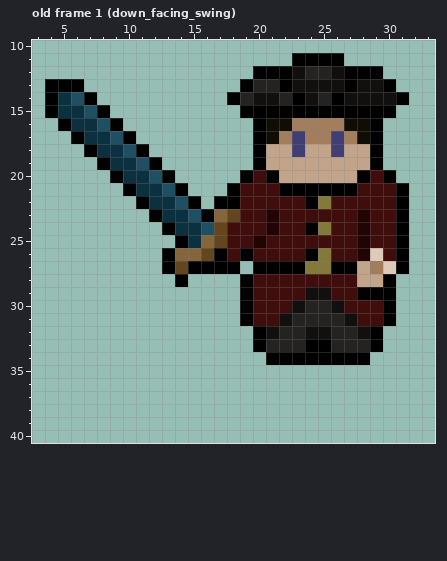
Edited in one commit: pixel-art file (art/highwayman/highwayman.ase). The picture above is the old version.
48x46 pixels, 64 frames. Shown: old frame 1 (down_facing_swing): x 3..33, y 10..40. The commit also changed other frames, which this record leaves out.
New version:
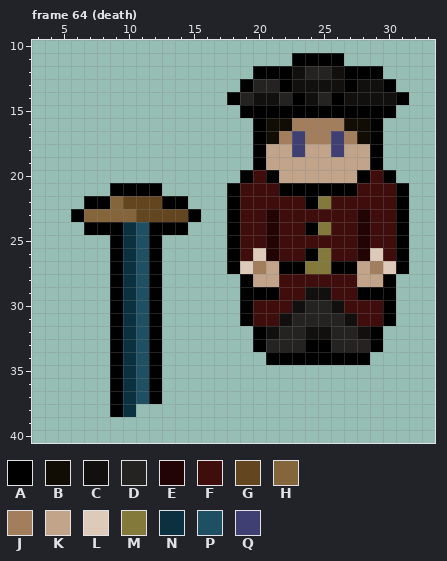
Palette (. is transparent): A #000000  B #120d04  C #12100f  D #252322  E #210403  F #3f0d0b  G #63461f  H #85653b  J #a37e5d  K #c1a489  L #ddcab8  M #82793b  N #0b3141  P #1f4f63  Q #3f3f74
A new or re-ordered frame is compared with the old frame closest to it.
Change:
frames 64 -> 66
Frame 64 (death) is new; against old frame 1 (down_facing_swing):
y 13: x 4..6 AAA -> ...
y 14: x 4..7 ANPA -> ....
y 15: x 4..8 ANNPA -> .....
y 16: x 5..9 ANNPA -> .....
y 17: x 6..10 ANNPA -> .....
y 18: x 7..11 ANNPA -> .....
y 19: x 8..12 ANNPA -> .....
y 20: x 9..13 ANNPA -> .....
y 21: x 9 . -> A; x 11..14 NNPA -> AA..
y 22: x 7..15 ....ANNPA -> AAHGGGAA.; x 17 A -> .
y 23: x 6..18 ......ANNPAHG -> AHHHHGGGGA..A
y 24: x 7..12 ...... -> AAANPA; x 14..18 NNPGF -> A...A
y 25: x 9..12 .... -> ANPA; x 14..18 ANHGF -> ....A; x 20..21 EF -> FE
y 26: x 9..21 ....AHHGAFAFF -> ANPA.....AFLE
y 27: x 9..17 ....AGAAA -> ANPA.....; x 19..21 .AA -> LJK
y 28: x 9..12 .... -> ANPA; x 14 A -> .; x 20..21 FF -> KK
y 29: x 9..12 .... -> ANPA; x 20..21 FF -> AA
y 30..37: x 9..12 .... -> ANPA
y 38: x 9..10 .. -> AN
Pixel boxes of the changes (left, top, right, bottom) in both pictures:
changed: (45, 79, 279, 417)
